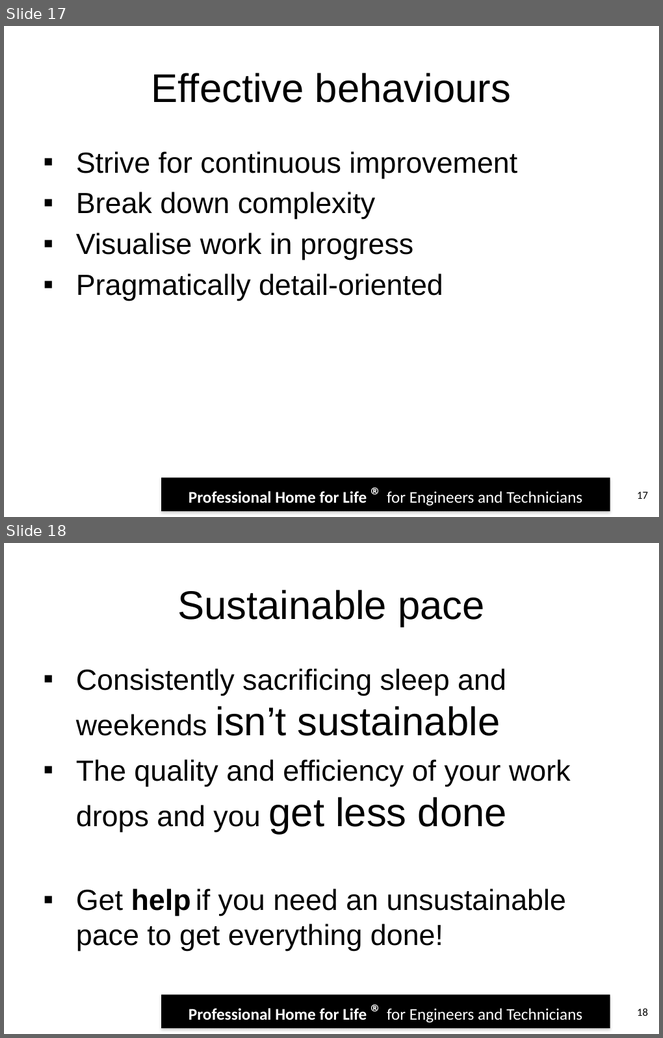
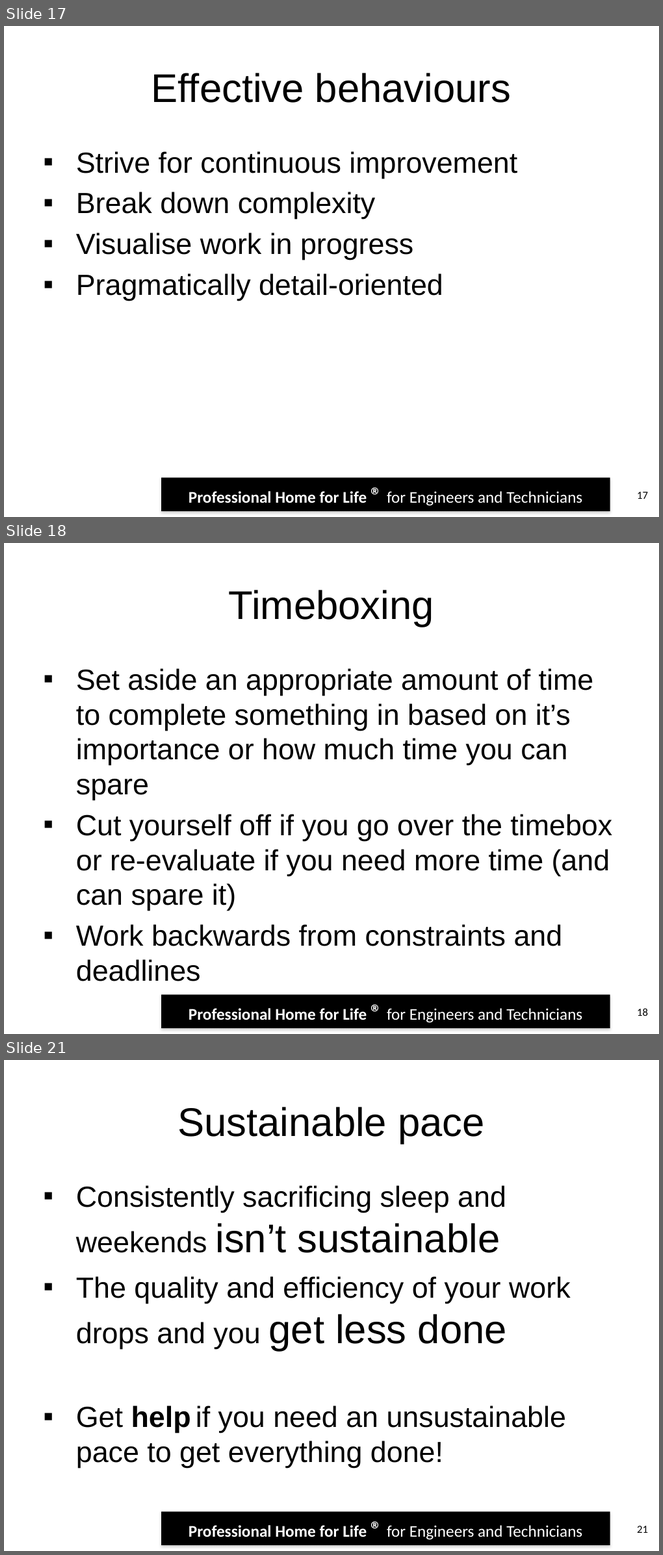
Before and after one commit to robdmoore/IETTimeManagementPresentation, a slide deck: TimeManagementAndProjectPlanning.pptx. Shown one above the other, each under a label of ours: slides 17 and 18 before the commit, slides 17, 18 and 21 after it; the slides between them are not shown. The pictures are 663x1038 and 663x1555 pixels, drawn with LibreOffice and Linux fonts; fonts in the diff are those of the drawing; background and template pictures are left out. Boxes give left, top, right and bottom in pixels: in the first picture for what was removed or moved away, otherwise in the second. Text is boxed around its words. In the diff, an @@ line names an element or a change of style, - is before the commit and + after.

```diff
--- a/TimeManagementAndProjectPlanning.pptx
+++ b/TimeManagementAndProjectPlanning.pptx
@@ slide 18 added at (4,543,659,1034), background #FFFFFF; not listed: 1 template element that a slide beside it also shows @@
@@ title added at (229,590,434,627), 44 pt, text #000000 @@
+Timeboxing
@@ text added at (76,668,612,982), 32 pt, text #000000 @@
+▪ Set aside an appropriate amount of time to complete something in based on it’s importance or how much time you can spare
+▪ Cut yourself off if you go over the timebox or re-evaluate if you need more time (and can spare it)
+▪ Work backwards from constraints and deadlines
@@ page number added at (637,1008,648,1016), 12 pt, text #000000 @@
+18
@@ what was slide 18 is now slide 21 @@
@@ page number at (637,1526,648,1533): text changed @@
-18
+21
```
Also in this commit, not shown: 3 other slides added.
